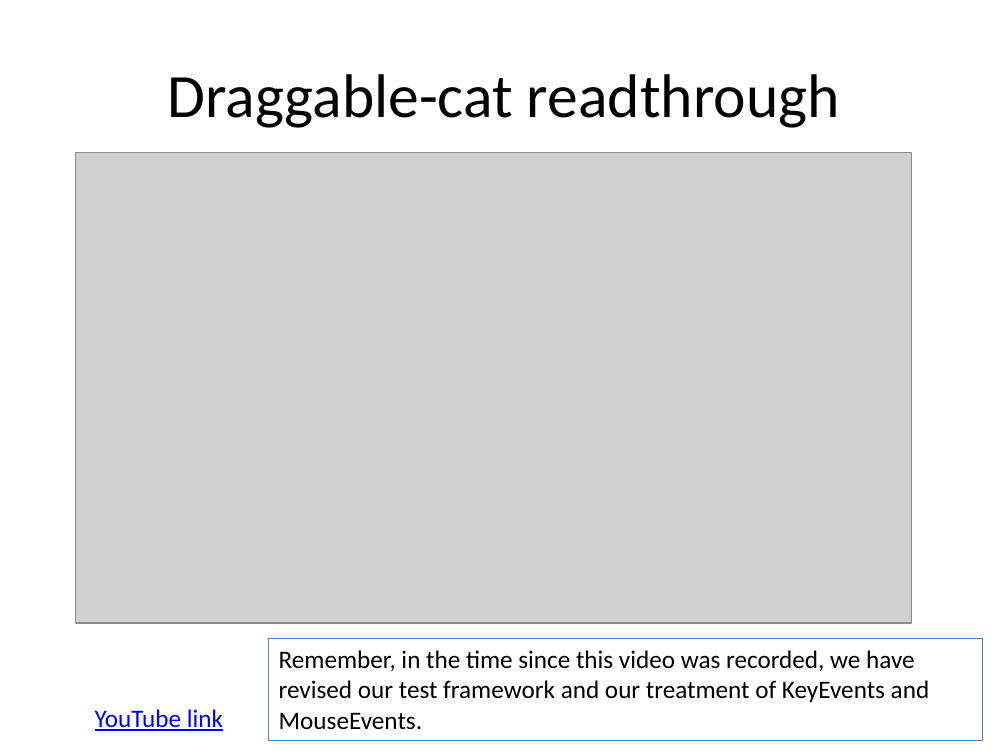
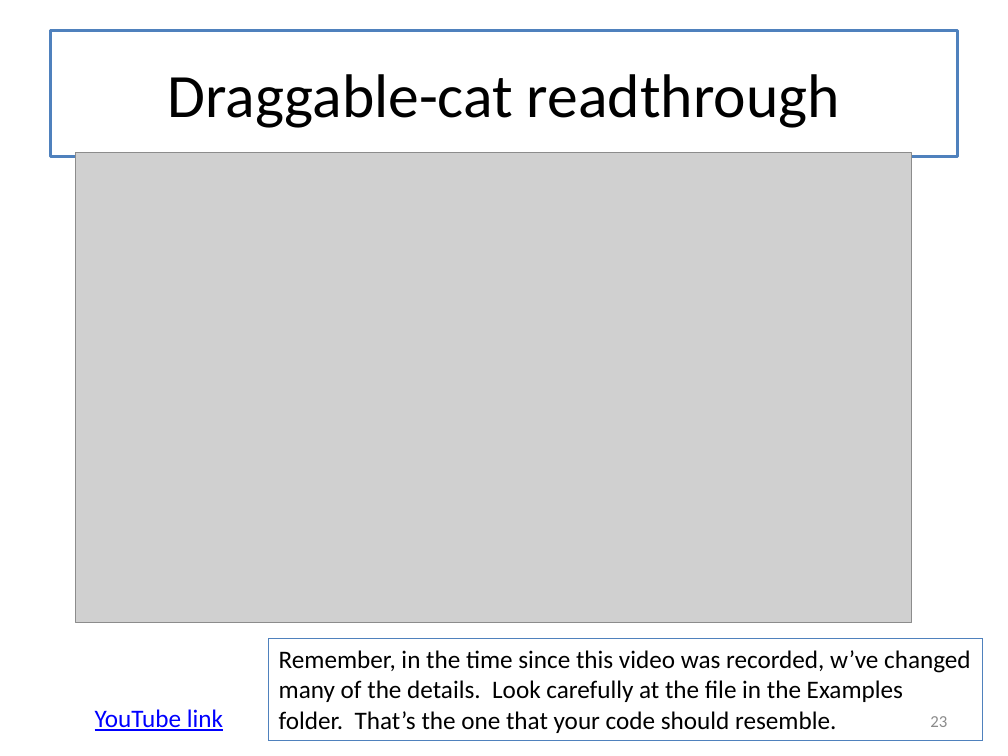
Before and after one commit to mwand/cs5010f16, a slide deck: slide 23 of Slides/Lesson 3.3 Draggable-Cat.pptx. Drawn at 1008x756 pixels with LibreOffice and Linux fonts; fonts in the diff are those of the drawing; grey boxes stand for pictures. Boxes give left, top, right and bottom in pixels: in the first picture for what was removed or moved away, otherwise in the second. Text is boxed around its words. In the diff, an @@ line names an element or a change of style, - is before the commit and + after.

```diff
--- a/Slides/Lesson 3.3 Draggable-Cat.pptx
+++ b/Slides/Lesson 3.3 Draggable-Cat.pptx
@@ title "Draggable-cat readthrough": place and size @@
-title "Draggable-cat readthrough" at box(167, 74, 840, 128)
+title "Draggable-cat readthrough" at box(50, 30, 958, 156)
@@ title "Draggable-cat readthrough" at box(50, 30, 958, 156): fill none to #FFFFFF; outline none to #4F81BD 2.25 pt @@
@@ text in rectangle at box(279, 650, 971, 733): text changed @@
-Remember, in the time since this video was recorded, we have revised our test framework and our treatment of KeyEvents and MouseEvents.
+Remember, in the time since this video was recorded, w’ve changed many of the details. Look carefully at the file in the Examples folder. That’s the one that your code should resemble.
@@ page number added at box(930, 716, 947, 727), 12 pt, text #8C8C8C @@
+23
```
Also in this commit, not shown: 26 other slides changed, 11 other files.
